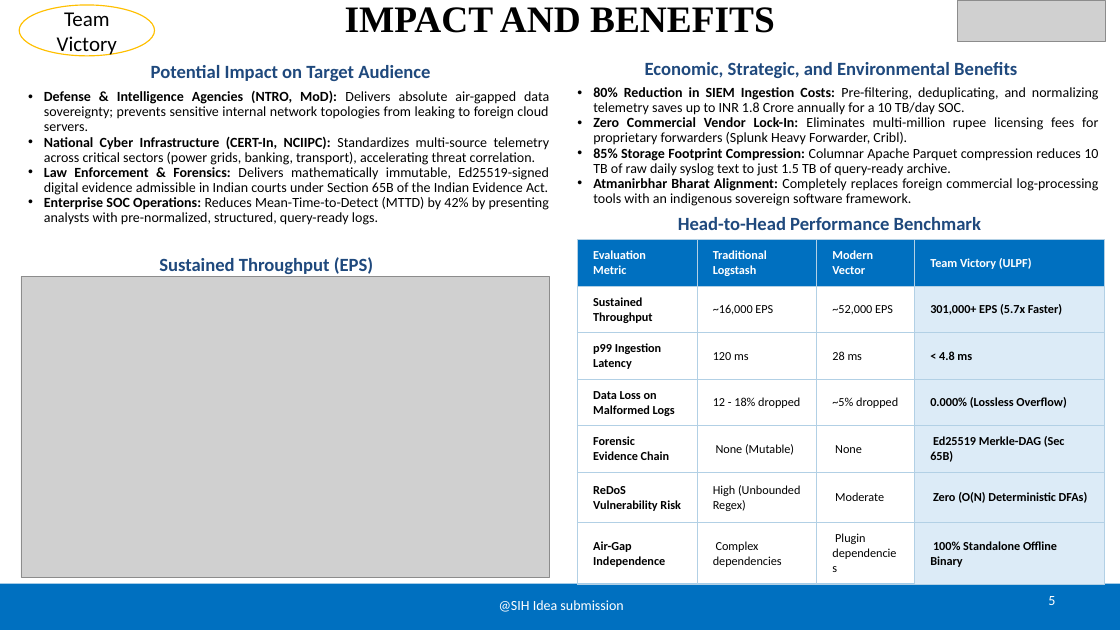
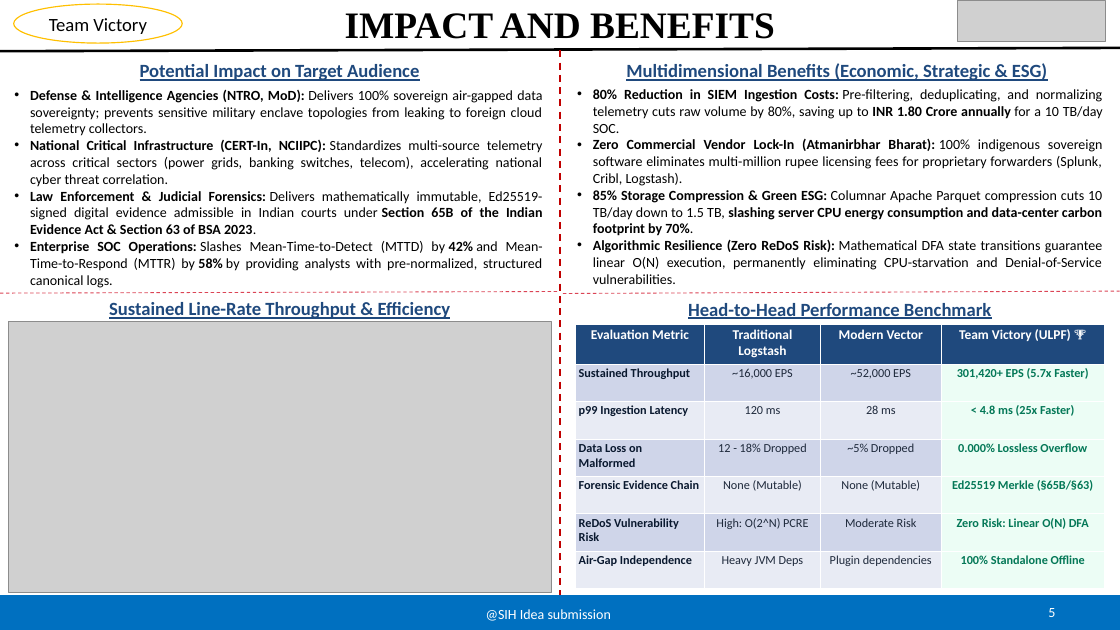
Before and after one commit to HUNTER-X0s/UNIVERSAL-LOG-PREPROCESSING-FRAMEWORK, a slide deck: slide 5 of SIH-2026-ULPF.pptx. Drawn at 1120x630 pixels with LibreOffice and Linux fonts; fonts in the diff are those of the drawing; grey boxes stand for pictures. Boxes give left, top, right and bottom in pixels: in the first picture for what was removed or moved away, otherwise in the second. Text is boxed around its words. In the diff, an @@ line names an element or a change of style, - is before the commit and + after.

Commit message:
feat(presentation): finalize SIH 2026 presentation deck, official submission PDF, and production asset renderers

```diff
--- a/SIH-2026-ULPF.pptx
+++ b/SIH-2026-ULPF.pptx
@@ ellipse "Team Victory": place and size @@
-ellipse "Team Victory" at <box>19,5,155,56</box>
+ellipse "Team Victory" at <box>13,4,182,43</box>
@@ ellipse "Team Victory" at <box>13,4,182,43</box>: size 18 to 16 pt @@
@@ text "IMPACT AND BENEFITS": place and size @@
-text "IMPACT AND BENEFITS" at <box>345,7,775,33</box>
+text "IMPACT AND BENEFITS" at <box>345,13,775,39</box>
@@ line added from (0, 51) to (1120, 48), #000000 2.25 pt @@
@@ line added from (560, 50) to (560, 596), #C00000 1.5 pt dashed @@
@@ text "Potential Impact on Target Audience" at <box>140,64,419,81</box>: underline on @@
@@ text at <box>593,89,1103,284</box>: text changed @@
-• 80% Reduction in SIEM Ingestion Costs: Pre-filtering, deduplicating, and normalizing telemetry saves up to INR 1.8 Crore annually for a 10 TB/day SOC.
-• Zero Commercial Vendor Lock-In: Eliminates multi-million rupee licensing fees for proprietary forwarders (Splunk Heavy Forwarder, Cribl).
-• 85% Storage Footprint Compression: Columnar Apache Parquet compression reduces 10 TB of raw daily syslog text to just 1.5 TB of query-ready archive.
-• Atmanirbhar Bharat Alignment: Completely replaces foreign commercial log-processing tools with an indigenous sovereign software framework.
+• 80% Reduction in SIEM Ingestion Costs: Pre-filtering, deduplicating, and normalizing telemetry cuts raw volume by 80%, saving up to INR 1.80 Crore annually for a 10 TB/day SOC.
+• Zero Commercial Vendor Lock-In (Atmanirbhar Bharat): 100% indigenous sovereign software eliminates multi-million rupee licensing fees for proprietary forwarders (Splunk, Cribl, Logstash).
+• 85% Storage Compression & Green ESG: Columnar Apache Parquet compression cuts 10 TB/day down to 1.5 TB, slashing server CPU energy consumption and data-center carbon footprint by 70%.
+• Algorithmic Resilience (Zero ReDoS Risk): Mathematical DFA state transitions guarantee linear O(N) execution, permanently eliminating CPU-starvation and Denial-of-Service vulnerabilities.
@@ text at <box>626,63,1047,81</box>: text changed @@
-Economic, Strategic, and Environmental Benefits
+Multidimensional Benefits (Economic, Strategic & ESG)
@@ text at <box>30,90,543,288</box>: text changed @@
-• Defense & Intelligence Agencies (NTRO, MoD): Delivers absolute air-gapped data sovereignty; prevents sensitive internal network topologies from leaking to foreign cloud servers.
-• National Cyber Infrastructure (CERT-In, NCIIPC): Standardizes multi-source telemetry across critical sectors (power grids, banking, transport), accelerating threat correlation.
-• Law Enforcement & Forensics: Delivers mathematically immutable, Ed25519-signed digital evidence admissible in Indian courts under Section 65B of the Indian Evidence Act.
-• Enterprise SOC Operations: Reduces Mean-Time-to-Detect (MTTD) by 42% by presenting analysts with pre-normalized, structured, query-ready logs.
+• Defense & Intelligence Agencies (NTRO, MoD): Delivers 100% sovereign air-gapped data sovereignty; prevents sensitive military enclave topologies from leaking to foreign cloud telemetry collectors.
+• National Critical Infrastructure (CERT-In, NCIIPC): Standardizes multi-source telemetry across critical sectors (power grids, banking switches, telecom), accelerating national cyber threat correlation.
+• Law Enforcement & Judicial Forensics: Delivers mathematically immutable, Ed25519-signed digital evidence admissible in Indian courts under Section 65B of the Indian Evidence Act & Section 63 of BSA 2023.
+• Enterprise SOC Operations: Slashes Mean-Time-to-Detect (MTTD) by 42% and Mean-Time-to-Respond (MTTR) by 58% by providing analysts with pre-normalized, structured canonical logs.
@@ line added from (0, 293) to (559, 292), #DB4455 0.75 pt dashed @@
@@ text "Head-to-Head Performance Benchmark": place and size @@
-text "Head-to-Head Performance Benchmark" at <box>678,217,981,230</box>
+text "Head-to-Head Performance Benchmark" at <box>688,303,991,319</box>
@@ text "Head-to-Head Performance Benchmark" at <box>688,303,991,319</box>: underline on; line spacing 0.9 to 1 @@
@@ line added from (563, 293) to (1120, 292), #DB4455 0.75 pt dashed @@
@@ picture: place and size @@
-picture at <box>21,276,549,577</box>
+picture at <box>8,322,552,592</box>
@@ text at <box>109,302,450,319</box>: text changed @@
-Sustained Throughput (EPS)
+Sustained Line-Rate Throughput & Efficiency
@@ table at <box>576,325,1105,589</box> @@
-row 1, column 4: Team Victory (ULPF)
+row 1, column 4: Team Victory (ULPF) 🏆
-row 2, column 4: 301,000+ EPS (5.7x Faster)
+row 2, column 4: 301,420+ EPS (5.7x Faster)
-row 3, column 4: < 4.8 ms
+row 3, column 4: < 4.8 ms (25x Faster)
-row 4: Data Loss on Malformed Logs | 12 - 18% dropped | ~5% dropped | 0.000% (Lossless Overflow)
+row 4: Data Loss on Malformed | 12 - 18% Dropped | ~5% Dropped | 0.000% Lossless Overflow
-row 5, column 3: None
+row 5, column 3: None (Mutable)
-row 5, column 4: Ed25519 Merkle-DAG (Sec 65B)
+row 5, column 4: Ed25519 Merkle (§65B/§63)
-row 6: ReDoS Vulnerability Risk | High (Unbounded Regex) | Moderate | Zero (O(N) Deterministic DFAs)
+row 6: ReDoS Vulnerability Risk | High: O(2^N) PCRE | Moderate Risk | Zero Risk: Linear O(N) DFA
-row 7, column 2: Complex dependencies
+row 7, column 2: Heavy JVM Deps
-row 7, column 4: 100% Standalone Offline Binary
+row 7, column 4: 100% Standalone Offline
@@ fill #0070C0 to #1F497D in row 1 @@
@@ fill none to #CFD5EA in 9 cells @@
@@ fill #DCEBF7 to #ECFDF5 in 6 cells @@
@@ fill none to #E9EBF5 in 9 cells @@
@@ size 10.5 to 11.5 pt in "Evaluation Metric", "Traditional Logstash", "Modern Vector" @@
@@ text colour #000000 to #0A192F in "Sustained Throughput", "p99 Ingestion Latency", "Forensic Evidence Chain", "ReDoS Vulnerability Risk" and 1 more places @@
@@ text colour #000000 to #1E293B in "~16,000 EPS", "~52,000 EPS", "120 ms", "28 ms" and 2 more places @@
@@ alignment left to centre @@
@@ borders changed @@
@@ table: place and size @@
-table at <box>577,240,1105,583</box>
+table at <box>576,325,1105,589</box>
@@ rectangle: place and size @@
-rectangle at <box>0,584,1120,630</box>
+rectangle at <box>0,596,1120,630</box>
@@ text added at <box>486,609,611,621</box>, 12 pt, text #FFFFFF @@
+@SIH Idea submission
@@ text added at <box>1048,608,1055,617</box>, 12 pt, text #FFFFFF @@
+5
```
Also in this commit, not shown: 5 other slides changed, 10 other files.
